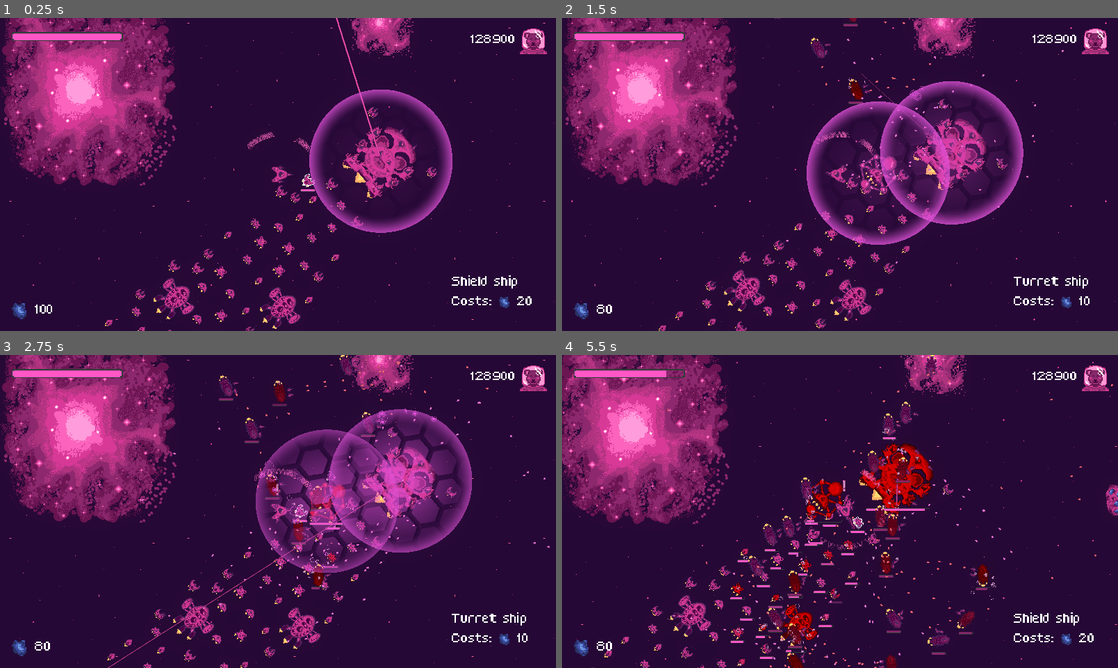
Above: before the commit, frames 1-4 (two rows, left to right).
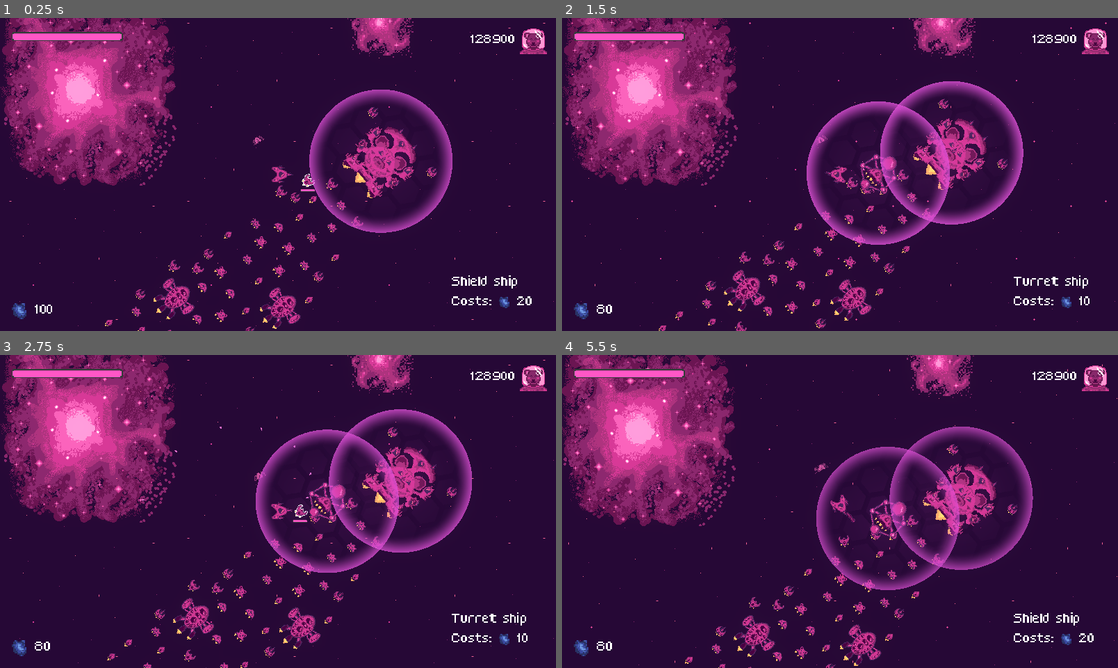
Above: after the commit, the same moments.

Repository: bear-minimum-studio/space-bear
Game: Godot game, scene res://Game.tscn
Two runs of this game, one before a commit and one after it. Both use one fixed random seed, a clock stepped at 60 frames per second and the inputs below.
Inputs:
- Up to frame 1 (0.25 s): no input
- Up to frame 2 (1.5 s): tap Enter (upgrade) at 0.5 s; hold Right (turn_right) 0.53-1.28 s; hold X (cycle_selection) 0.53-1.28 s; hold Ctrl (brake) from 1.28 s (still down); tap Down (decelerate) at 1.35 s
- Up to frame 3 (2.75 s): release Ctrl (brake) at 2.03 s; hold Right (turn_right) from 2.03 s (still down); hold Space (fire) from 2.03 s (still down)
- Up to frame 4 (5.5 s): release Right (turn_right) at 2.78 s; release Space (fire) at 2.78 s; hold Up (accelerate) 2.78-3.53 s; tap C (follow_me) at 2.85 s; hold G (grappling_hook) 3.53-4.28 s; hold Left (turn_left) 3.53-5.03 s; tap X (cycle_selection) at 4.35 s; hold Ctrl (brake) from 5.03 s (still down); tap Down (decelerate) at 5.1 s

The runs differ from the first frame. In frame 1, 0.3% of the frame differs, in the area x 44-70%, y 0-46%; in frame 2, 0.9%; in frame 3, 9.1%; in frame 4, 25%, in the area x 0-100%, y 0-100%.

Commit message:
fix: smaller ennemy army and further away

Diff:
--- a/World.tscn
+++ b/World.tscn
@@ -362,133 +362,40 @@
 position = Vector2(1677, -657)
 
 [node name="Enemy" parent="Enemies" index="0" instance=ExtResource("6_m2i0p")]
-position = Vector2(1024, -923)
+position = Vector2(-1054, -1556)
 
 [node name="Enemy2" parent="Enemies" index="1" instance=ExtResource("6_m2i0p")]
-position = Vector2(1022, -1054)
+position = Vector2(-1056, -1687)
 
 [node name="Enemy3" parent="Enemies" index="2" instance=ExtResource("6_m2i0p")]
-position = Vector2(1189, -931)
+position = Vector2(-889, -1564)
 
 [node name="Enemy4" parent="Enemies" index="3" instance=ExtResource("6_m2i0p")]
-position = Vector2(1187, -1062)
+position = Vector2(-891, -1695)
 
 [node name="Enemy5" parent="Enemies" index="4" instance=ExtResource("6_m2i0p")]
-position = Vector2(1365, -940)
+position = Vector2(-713, -1573)
 
 [node name="Enemy6" parent="Enemies" index="5" instance=ExtResource("6_m2i0p")]
-position = Vector2(1363, -1071)
-
-[node name="Enemy7" parent="Enemies" index="6" instance=ExtResource("6_m2i0p")]
-position = Vector2(1530, -948)
-
-[node name="Enemy8" parent="Enemies" index="7" instance=ExtResource("6_m2i0p")]
-position = Vector2(1528, -1079)
-
-[node name="Enemy9" parent="Enemies" index="8" instance=ExtResource("6_m2i0p")]
-position = Vector2(1022, -1189)
-
-[node name="Enemy10" parent="Enemies" index="9" instance=ExtResource("6_m2i0p")]
-position = Vector2(1020, -1320)
-
-[node name="Enemy11" parent="Enemies" index="10" instance=ExtResource("6_m2i0p")]
-position = Vector2(1187, -1197)
-
-[node name="Enemy12" parent="Enemies" index="11" instance=ExtResource("6_m2i0p")]
-position = Vector2(1185, -1328)
-
-[node name="Enemy13" parent="Enemies" index="12" instance=ExtResource("6_m2i0p")]
-position = Vector2(1363, -1206)
-
-[node name="Enemy14" parent="Enemies" index="13" instance=ExtResource("6_m2i0p")]
-position = Vector2(1361, -1337)
-
-[node name="Enemy15" parent="Enemies" index="14" instance=ExtResource("6_m2i0p")]
-position = Vector2(1528, -1214)
-
-[node name="Enemy16" parent="Enemies" index="15" instance=ExtResource("6_m2i0p")]
-position = Vector2(1526, -1345)
-
-[node name="VultureEnemy" parent="Enemies" index="16" instance=ExtResource("9_ce7t0")]
-position = Vector2(-188, -790)
-
-[node name="VultureEnemy2" parent="Enemies" index="17" instance=ExtResource("9_ce7t0")]
-position = Vector2(-314, -893)
-
-[node name="VultureEnemy3" parent="Enemies" index="18" instance=ExtResource("9_ce7t0")]
-position = Vector2(-200, -1017)
-
-[node name="VultureEnemy4" parent="Enemies" index="19" instance=ExtResource("9_ce7t0")]
-position = Vector2(-464, -598)
-
-[node name="VultureEnemy5" parent="Enemies" index="20" instance=ExtResource("9_ce7t0")]
-position = Vector2(-590, -701)
-
-[node name="VultureEnemy6" parent="Enemies" index="21" instance=ExtResource("9_ce7t0")]
-position = Vector2(-476, -825)
-
-[node name="VultureEnemy7" parent="Enemies" index="22" instance=ExtResource("9_ce7t0")]
-position = Vector2(-180, -426)
-
-[node name="VultureEnemy8" parent="Enemies" index="23" instance=ExtResource("9_ce7t0")]
-position = Vector2(-306, -529)
-
-[node name="VultureEnemy9" parent="Enemies" index="24" instance=ExtResource("9_ce7t0")]
-position = Vector2(-192, -653)
-
-[node name="VultureEnemy10" parent="Enemies" index="25" instance=ExtResource("9_ce7t0")]
-position = Vector2(-212, -1520)
-
-[node name="VultureEnemy11" parent="Enemies" index="26" instance=ExtResource("9_ce7t0")]
-position = Vector2(-338, -1623)
-
-[node name="VultureEnemy12" parent="Enemies" index="27" instance=ExtResource("9_ce7t0")]
-position = Vector2(-224, -1747)
-
-[node name="VultureEnemy13" parent="Enemies" index="28" instance=ExtResource("9_ce7t0")]
-position = Vector2(-488, -1328)
-
-[node name="VultureEnemy14" parent="Enemies" index="29" instance=ExtResource("9_ce7t0")]
-position = Vector2(-614, -1431)
-
-[node name="VultureEnemy15" parent="Enemies" index="30" instance=ExtResource("9_ce7t0")]
-position = Vector2(-500, -1555)
-
-[node name="VultureEnemy16" parent="Enemies" index="31" instance=ExtResource("9_ce7t0")]
-position = Vector2(-204, -1156)
-
-[node name="VultureEnemy17" parent="Enemies" index="32" instance=ExtResource("9_ce7t0")]
-position = Vector2(-330, -1259)
-
-[node name="VultureEnemy18" parent="Enemies" index="33" instance=ExtResource("9_ce7t0")]
-position = Vector2(-216, -1383)
-
-[node name="VultureEnemy19" parent="Enemies" index="34" instance=ExtResource("9_ce7t0")]
-position = Vector2(-729, -1140)
-
-[node name="VultureEnemy20" parent="Enemies" index="35" instance=ExtResource("9_ce7t0")]
-position = Vector2(-855, -1243)
-
-[node name="VultureEnemy21" parent="Enemies" index="36" instance=ExtResource("9_ce7t0")]
-position = Vector2(-741, -1367)
-
-[node name="VultureEnemy22" parent="Enemies" index="37" instance=ExtResource("9_ce7t0")]
-position = Vector2(-1005, -948)
-
-[node name="VultureEnemy23" parent="Enemies" index="38" instance=ExtResource("9_ce7t0")]
-position = Vector2(-1131, -1051)
-
-[node name="VultureEnemy24" parent="Enemies" index="39" instance=ExtResource("9_ce7t0")]
-position = Vector2(-1017, -1175)
-
-[node name="VultureEnemy25" parent="Enemies" index="40" instance=ExtResource("9_ce7t0")]
-position = Vector2(-721, -776)
-
-[node name="VultureEnemy26" parent="Enemies" index="41" instance=ExtResource("9_ce7t0")]
-position = Vector2(-847, -879)
-
-[node name="VultureEnemy27" parent="Enemies" index="42" instance=ExtResource("9_ce7t0")]
-position = Vector2(-733, -1003)
+position = Vector2(-715, -1704)
+
+[node name="VultureEnemy" parent="Enemies" index="6" instance=ExtResource("9_ce7t0")]
+position = Vector2(-4614, -7878)
+
+[node name="VultureEnemy2" parent="Enemies" index="7" instance=ExtResource("9_ce7t0")]
+position = Vector2(-4740, -7981)
+
+[node name="VultureEnemy3" parent="Enemies" index="8" instance=ExtResource("9_ce7t0")]
+position = Vector2(-4626, -8105)
+
+[node name="VultureEnemy4" parent="Enemies" index="9" instance=ExtResource("9_ce7t0")]
+position = Vector2(-4606, -7514)
+
+[node name="VultureEnemy5" parent="Enemies" index="10" instance=ExtResource("9_ce7t0")]
+position = Vector2(-4732, -7617)
+
+[node name="VultureEnemy6" parent="Enemies" index="11" instance=ExtResource("9_ce7t0")]
+position = Vector2(-4618, -7741)
 
 [node name="Wormhole" parent="." index="8" instance=ExtResource("7_0hi8j")]
 position = Vector2(3310, -2300)
